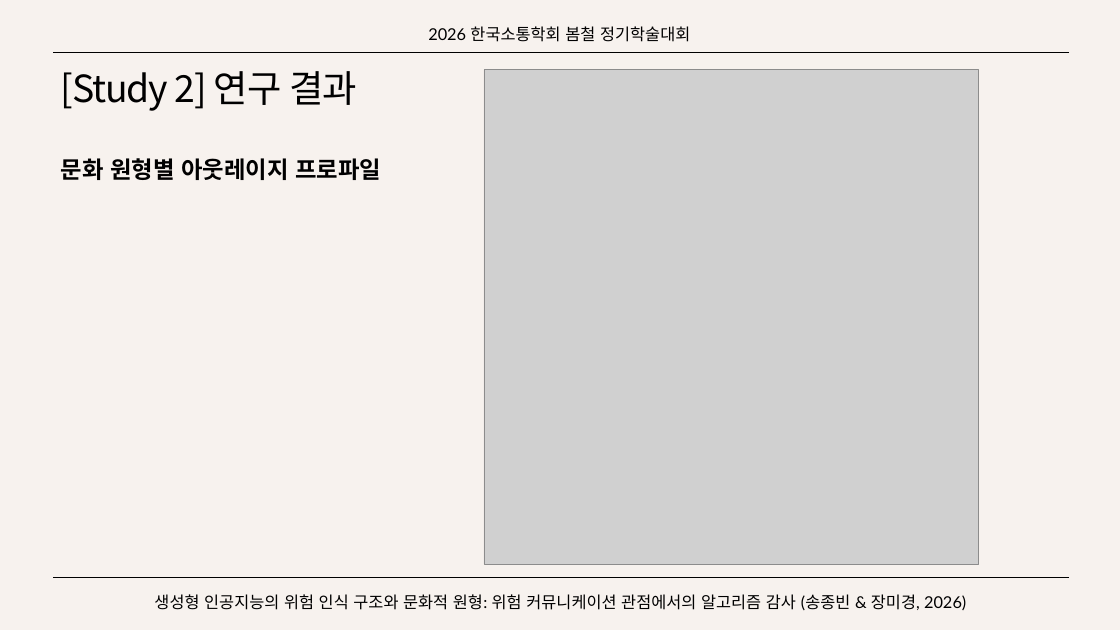
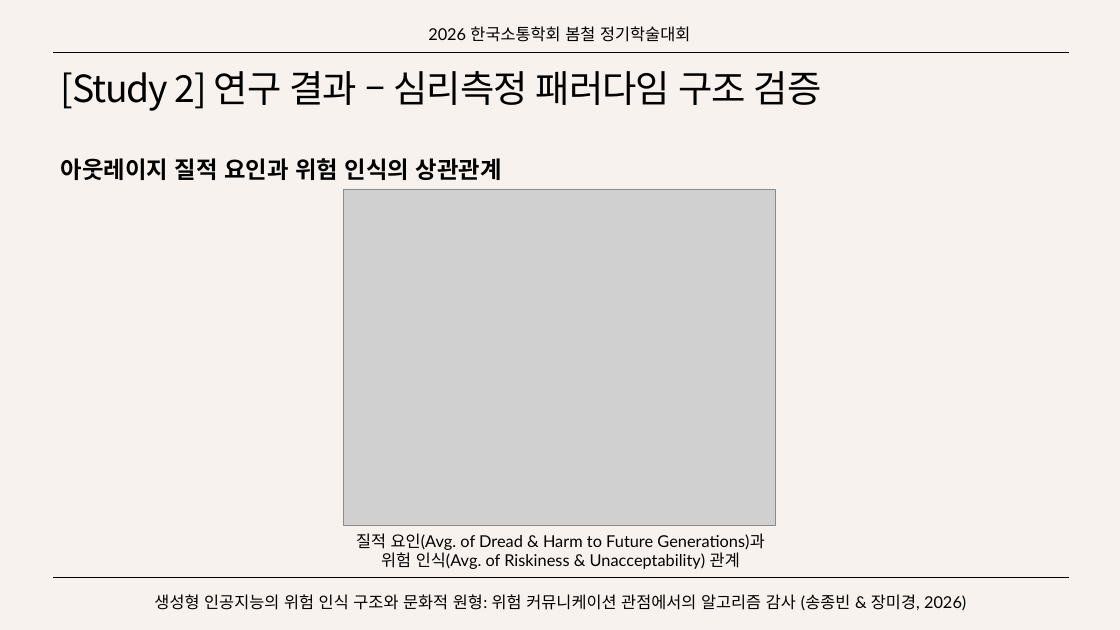
Before and after one commit to SongJongbeen/26-1, a slide deck: slide 37 of 연구/소통학회/생성형 인공지능의 위험 인식 구조와 문화적 원형.pptx (slide 28 before the commit). Drawn at 1120x630 pixels with LibreOffice and Linux fonts; fonts in the diff are those of the drawing; grey boxes stand for pictures. Boxes give left, top, right and bottom in pixels: in the first picture for what was removed or moved away, otherwise in the second. Text is boxed around its words. In the diff, an @@ line names an element or a change of style, - is before the commit and + after.

```diff
--- a/연구/소통학회/생성형 인공지능의 위험 인식 구조와 문화적 원형.pptx
+++ b/연구/소통학회/생성형 인공지능의 위험 인식 구조와 문화적 원형.pptx
@@ title at [61, 71, 822, 111]: text changed @@
-[Study 2] 연구 결과
+[Study 2] 연구 결과 – 심리측정 패러다임 구조 검증
@@ picture removed at [484, 70, 978, 564] @@
@@ text at [61, 158, 502, 180]: text changed @@
-문화 원형별 아웃레이지 프로파일
+아웃레이지 질적 요인과 위험 인식의 상관관계
@@ picture added at [344, 190, 776, 526] @@
@@ text added at [356, 533, 765, 569], 14 pt, text #000000 @@
+질적 요인(Avg. of Dread & Harm to Future Generations)과
+위험 인식(Avg. of Riskiness & Unacceptability) 관계
```
Also in this commit, not shown: 8 other slides changed, 7 slides added, 16 other files.
